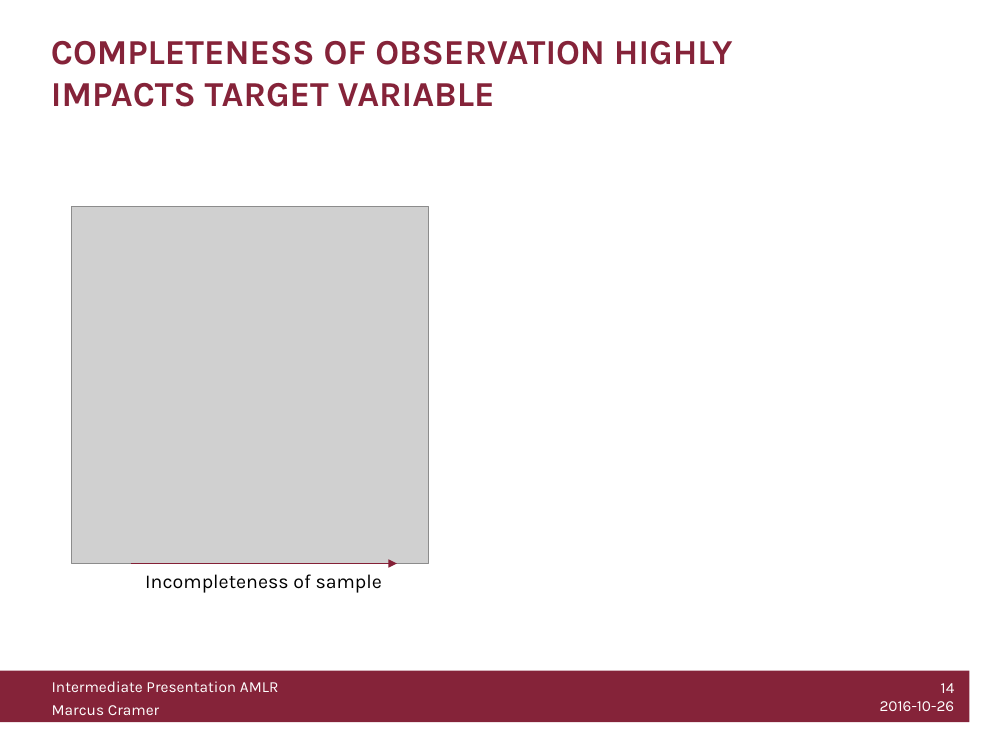
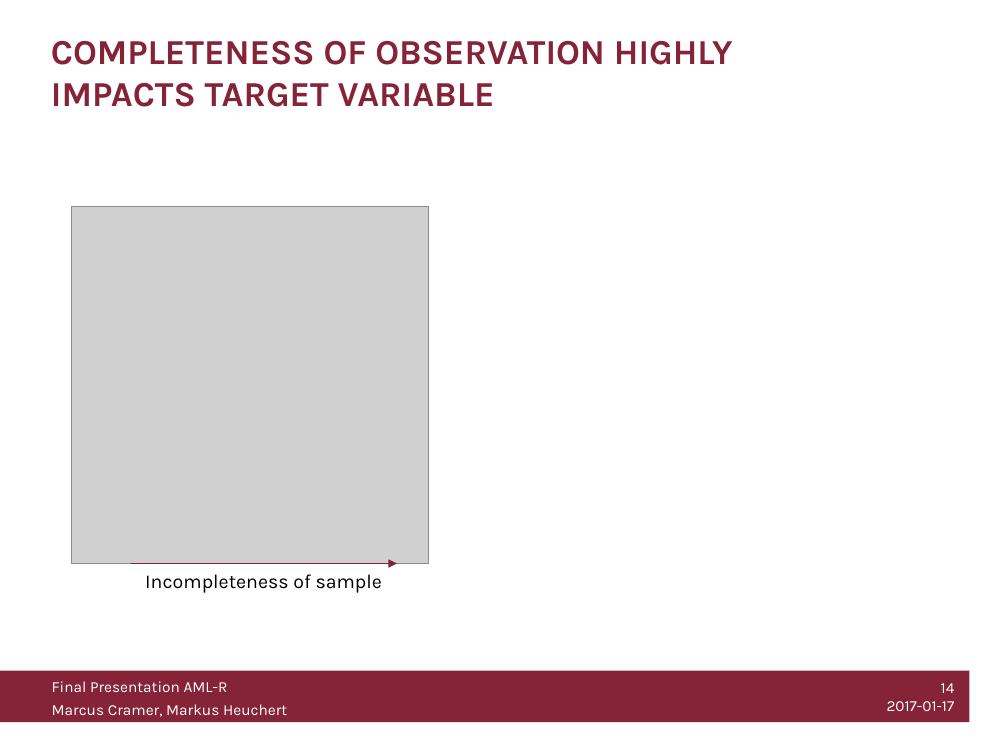
Before and after one commit to knusperman/AML_Springleaf, a slide deck: slide 14 of Presentation/Data cleaning and inspection.pptx. Drawn at 1008x756 pixels with LibreOffice and Linux fonts; fonts in the diff are those of the drawing; grey boxes stand for pictures; background and template pictures are left out. Boxes give left, top, right and bottom in pixels: in the first picture for what was removed or moved away, otherwise in the second. Text is boxed around its words. In the diff, an @@ line names an element or a change of style, - is before the commit and + after.

```diff
--- a/Presentation/Data cleaning and inspection.pptx
+++ b/Presentation/Data cleaning and inspection.pptx
@@ text at bbox=[52, 681, 287, 717]: text changed @@
-Intermediate Presentation AMLR
-Marcus Cramer
+Final Presentation AML-R
+Marcus Cramer, Markus Heuchert
@@ text at bbox=[887, 683, 955, 711]: text changed @@
-14
-2016-10-26
+14
+2017-01-17
```
Also in this commit, not shown: 26 other slides changed, 2 slides added, 1 slide removed, 5 other files.
